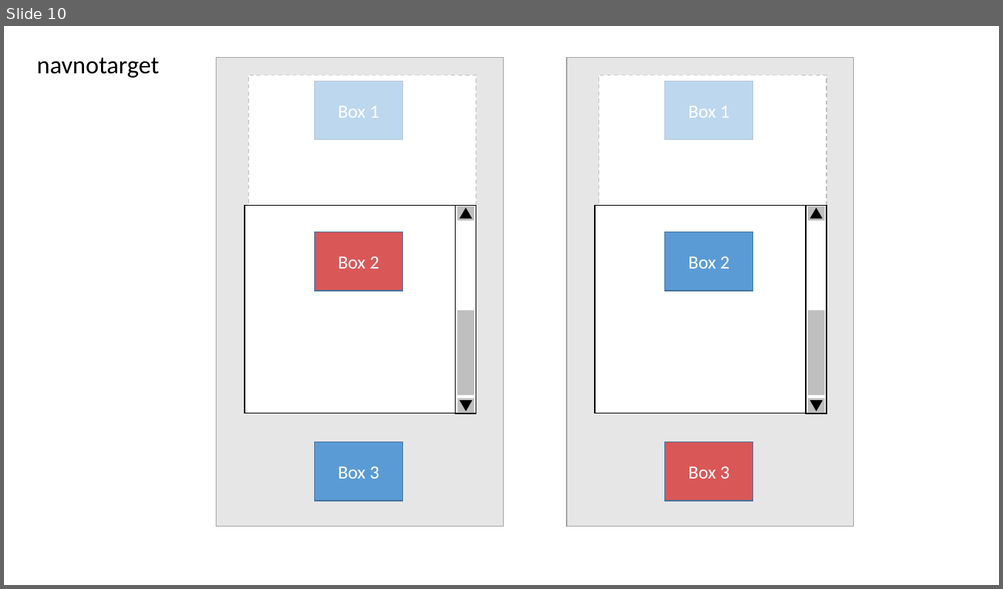
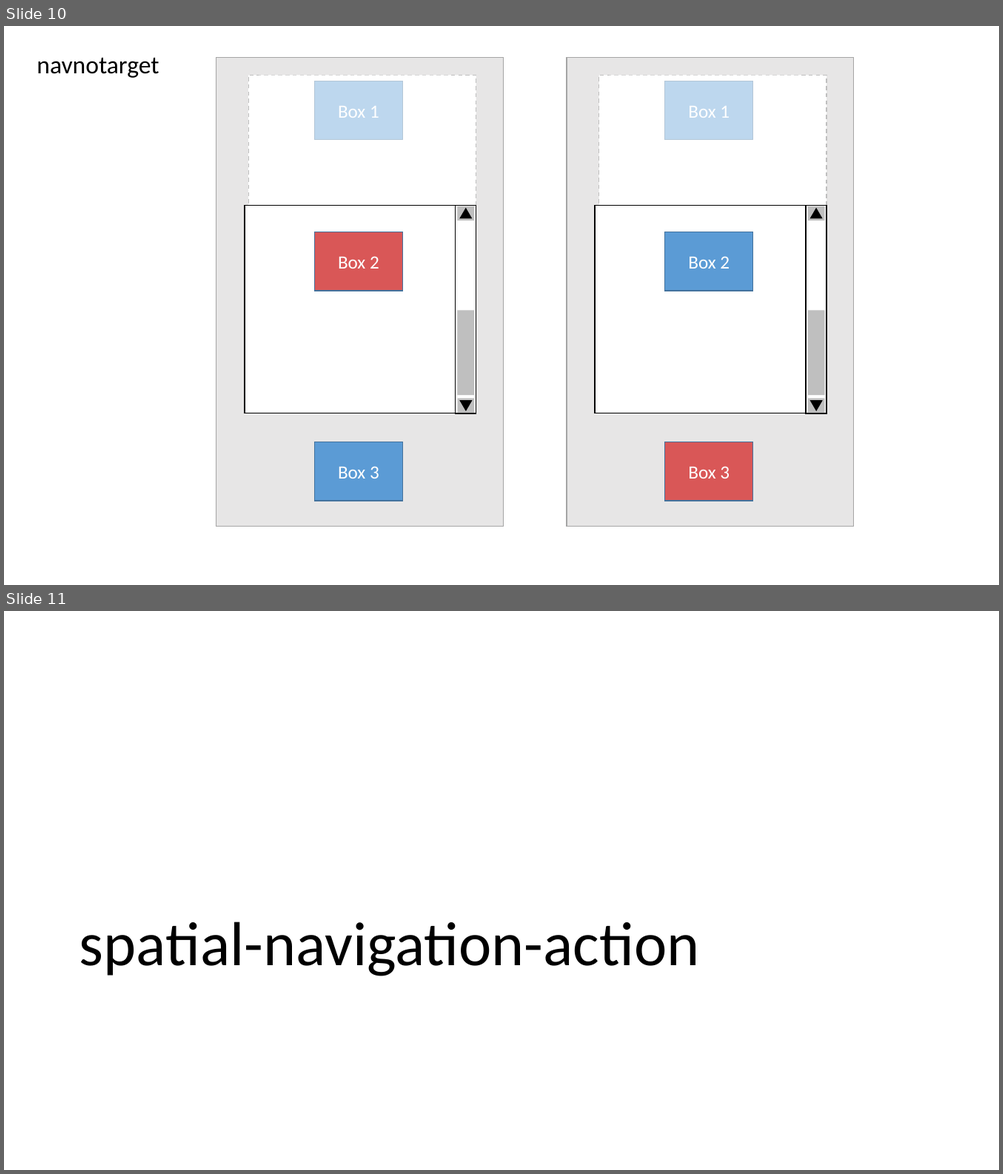
Before and after one commit to salute-developers/spatial-navigation, a slide deck: docs/images_of_spec.pptx. Shown one above the other, each under a label of ours: slide 10 before the commit, slides 10 and 11 after it. The pictures are 1003x589 and 1003x1174 pixels, drawn with LibreOffice and Linux fonts; fonts in the diff are those of the drawing. Boxes give left, top, right and bottom in pixels: in the first picture for what was removed or moved away, otherwise in the second. Text is boxed around its words. In the diff, an @@ line names an element or a change of style, - is before the commit and + after.

```diff
--- a/docs/images_of_spec.pptx
+++ b/docs/images_of_spec.pptx
@@ slide 11 added at (4, 611, 999, 1170), background #FFFFFF @@
@@ title added at (79, 922, 700, 977), 60 pt, text #000000 @@
+spatial-navigation-action
```
Also in this commit, not shown: 5 other slides added.
